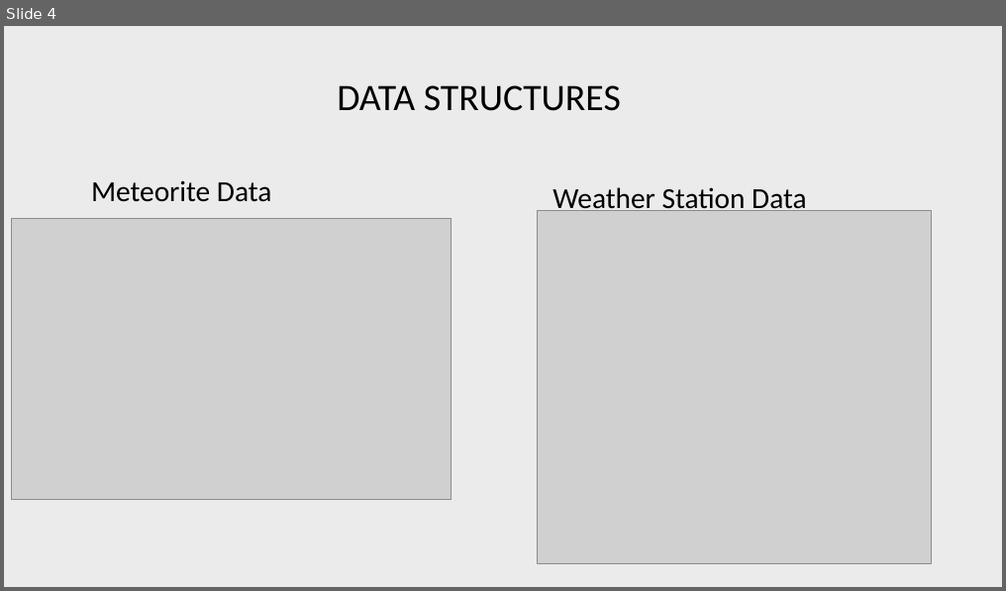
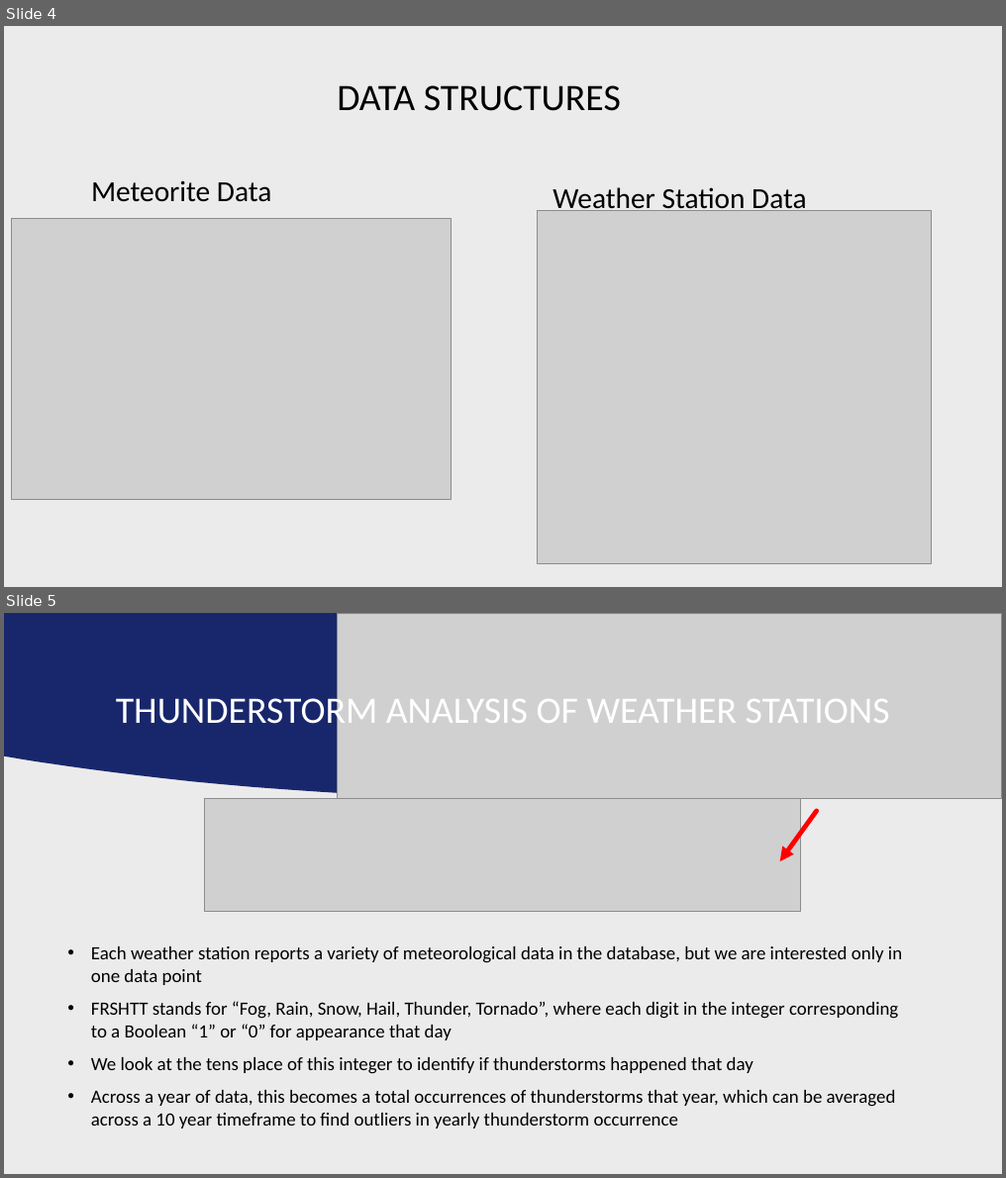
Before and after one commit to Jollyfalcon/Mjolnir, a slide deck: Mjolnir Group Presentation.pptx. Shown one above the other, each under a label of ours: slide 4 before the commit, slides 4 and 5 after it. The pictures are 1006x591 and 1006x1178 pixels, drawn with LibreOffice and Linux fonts; fonts in the diff are those of the drawing; grey boxes stand for pictures; background and template pictures are left out. Boxes give left, top, right and bottom in pixels: in the first picture for what was removed or moved away, otherwise in the second. Text is boxed around its words. In the diff, an @@ line names an element or a change of style, - is before the commit and + after.

```diff
--- a/Mjolnir Group Presentation.pptx
+++ b/Mjolnir Group Presentation.pptx
@@ slide 5 added at (4,613,1002,1174), background picture (left out) @@
@@ freeform shape added at (4,613,1002,799), fill #18276C @@
@@ picture added at (338,613,1002,799) @@
@@ title added at (116,691,890,732), 36 pt, text #FFFFFF @@
+THUNDERSTORM ANALYSIS OF WEATHER STATIONS
@@ picture added at (205,799,801,912) @@
@@ arrow added from (817, 811) to (780, 861), #FF0000 4.5 pt @@
@@ text added at (91,947,902,1129), 18 pt, text #000000 @@
+• Each weather station reports a variety of meteorological data in the database, but we are interested only in one data point
+• FRSHTT stands for “Fog, Rain, Snow, Hail, Thunder, Tornado”, where each digit in the integer corresponding to a Boolean “1” or “0” for appearance that day
+• We look at the tens place of this integer to identify if thunderstorms happened that day
+• Across a year of data, this becomes a total occurrences of thunderstorms that year, which can be averaged across a 10 year timeframe to find outliers in yearly thunderstorm occurrence
```
Also in this commit, not shown: 4 slides changed, 3 other slides added, 2 slides removed, 1 other file.
